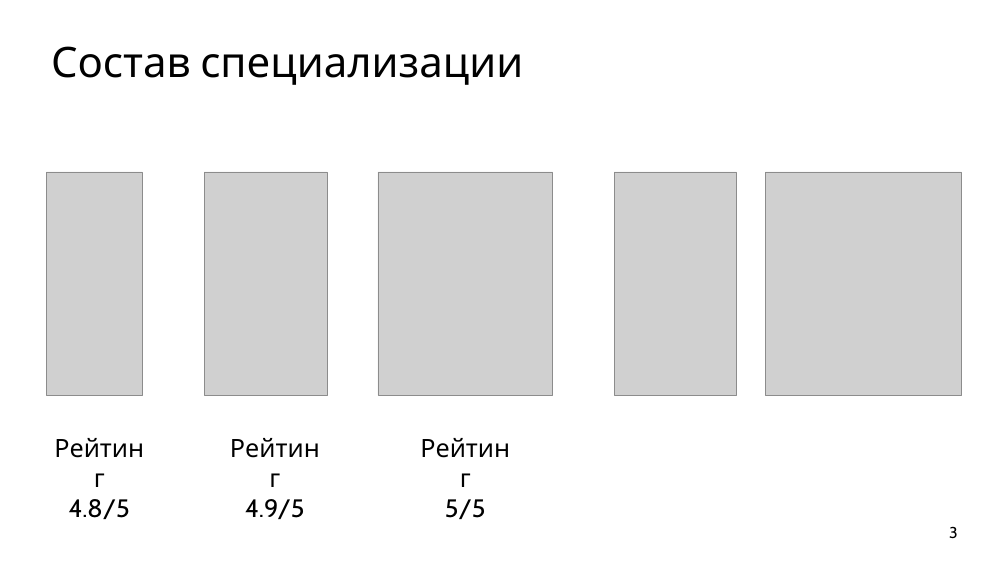
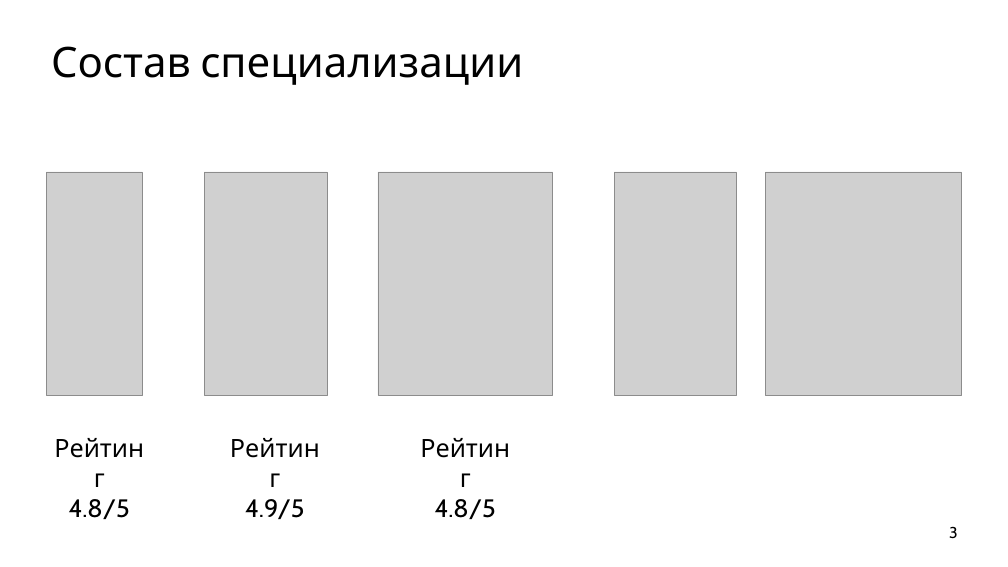
Before and after one commit to ishfb/cpprus18, a slide deck: slide 3 of slides.pptx. Drawn at 1008x567 pixels with LibreOffice and Linux fonts; fonts in the diff are those of the drawing; grey boxes stand for pictures. Boxes give left, top, right and bottom in pixels: in the first picture for what was removed or moved away, otherwise in the second. Text is boxed around its words. In the diff, an @@ line names an element or a change of style, - is before the commit and + after.

```diff
--- a/slides.pptx
+++ b/slides.pptx
@@ text at [435,499,496,519]: text changed @@
-5/5
+4.8/5
```
Also in this commit, not shown: 1 other slide changed, 4 slides added.
